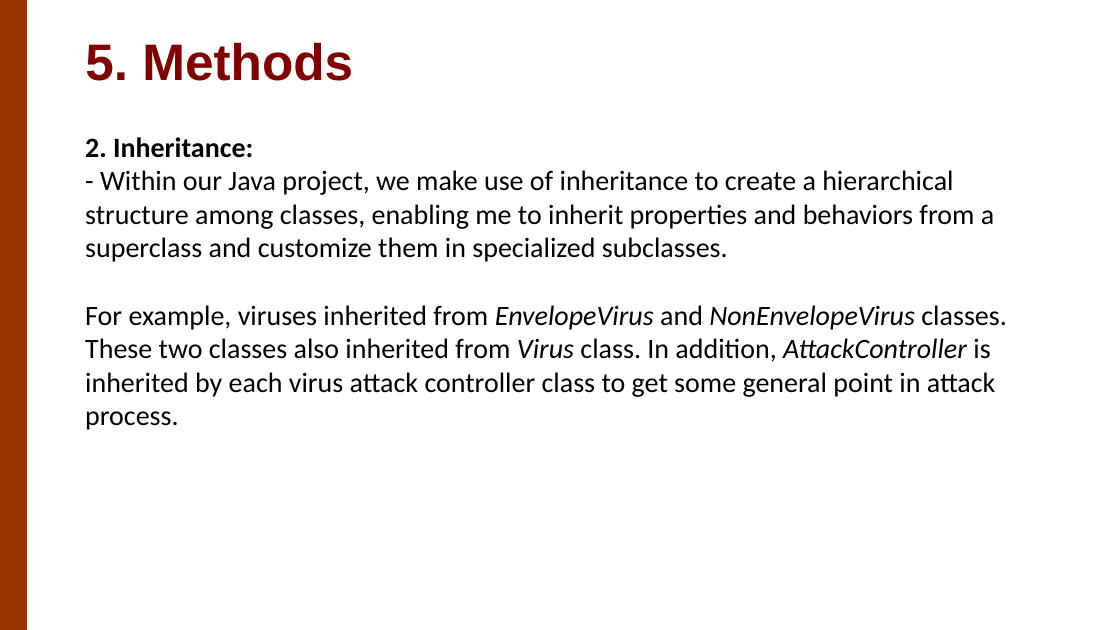
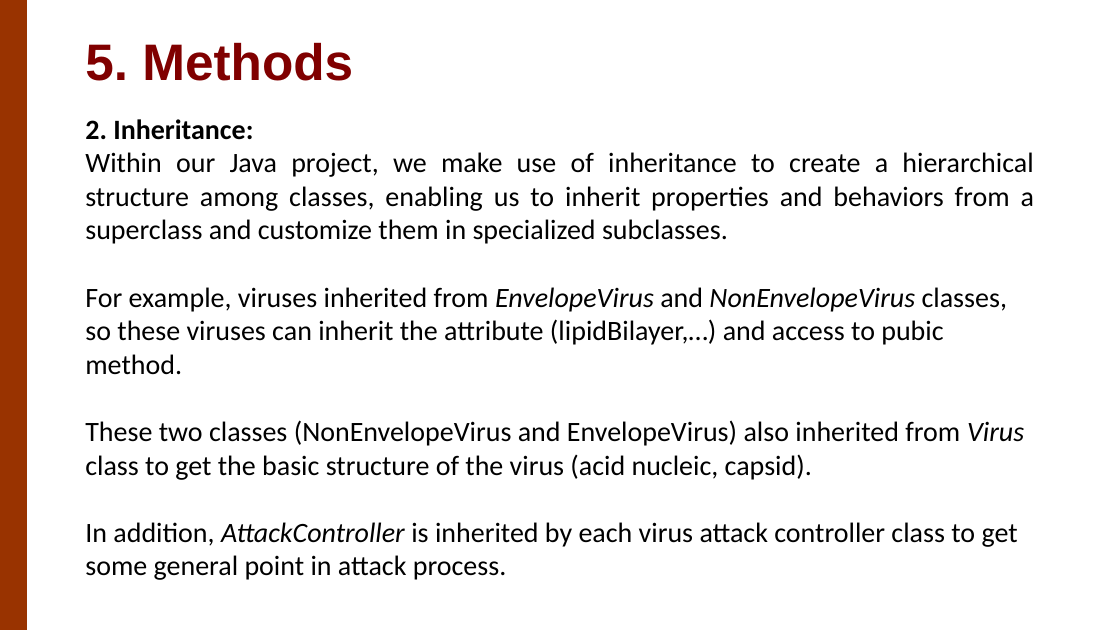
Before and after one commit to hdd0510/OOP_Project, a slide deck: slide 10 of presentation/Presentation.pptx. Drawn at 1120x630 pixels with LibreOffice and Linux fonts; fonts in the diff are those of the drawing; background and template pictures are left out. Boxes give left, top, right and bottom in pixels: in the first picture for what was removed or moved away, otherwise in the second. Text is boxed around its words. In the diff, an @@ line names an element or a change of style, - is before the commit and + after.

```diff
--- a/presentation/Presentation.pptx
+++ b/presentation/Presentation.pptx
@@ text "2. Inheritance:": place and size @@
-text "2. Inheritance:" at <box>85,137,1006,430</box>
+text "2. Inheritance:" at <box>85,119,1034,580</box>
@@ text at <box>85,152,1034,580</box>: text changed @@
-- Within our Java project, we make use of inheritance to create a hierarchical structure among classes, enabling me to inherit properties and behaviors from a superclass and customize them in specialized subclasses.
-For example, viruses inherited from EnvelopeVirus and NonEnvelopeVirus classes. These two classes also inherited from Virus class. In addition, AttackController is inherited by each virus attack controller class to get some general point in attack process.
+Within our Java project, we make use of inheritance to create a hierarchical structure among classes, enabling us to inherit properties and behaviors from a superclass and customize them in specialized subclasses.
+For example, viruses inherited from EnvelopeVirus and NonEnvelopeVirus classes, so these viruses can inherit the attribute (lipidBilayer,…) and access to pubic method.
+These two classes (NonEnvelopeVirus and EnvelopeVirus) also inherited from Virus class to get the basic structure of the virus (acid nucleic, capsid).
+In addition, AttackController is inherited by each virus attack controller class to get some general point in attack process.
```
Also in this commit, not shown: 3 other slides changed, 1 slide added, 1 slide removed, 15 other files.
